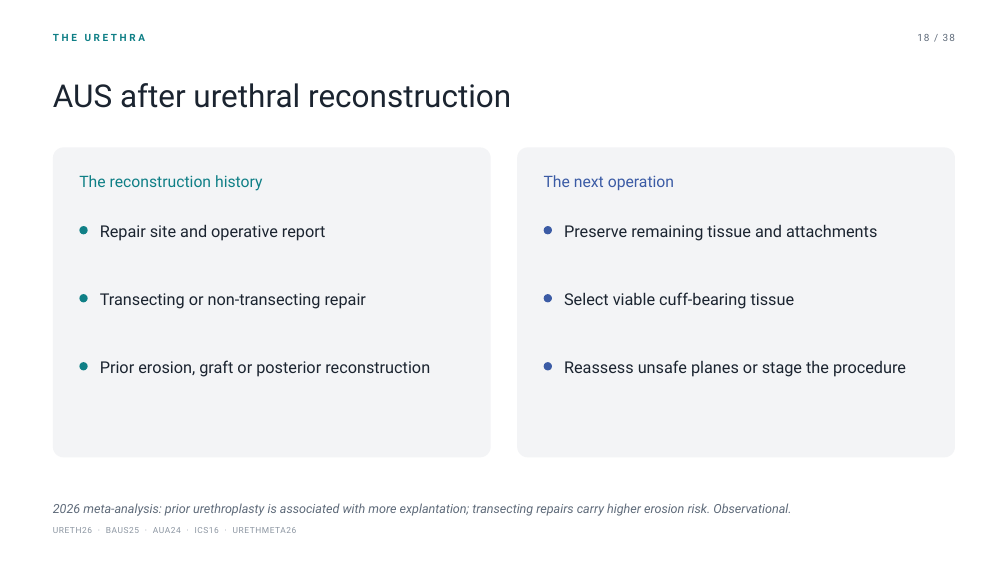
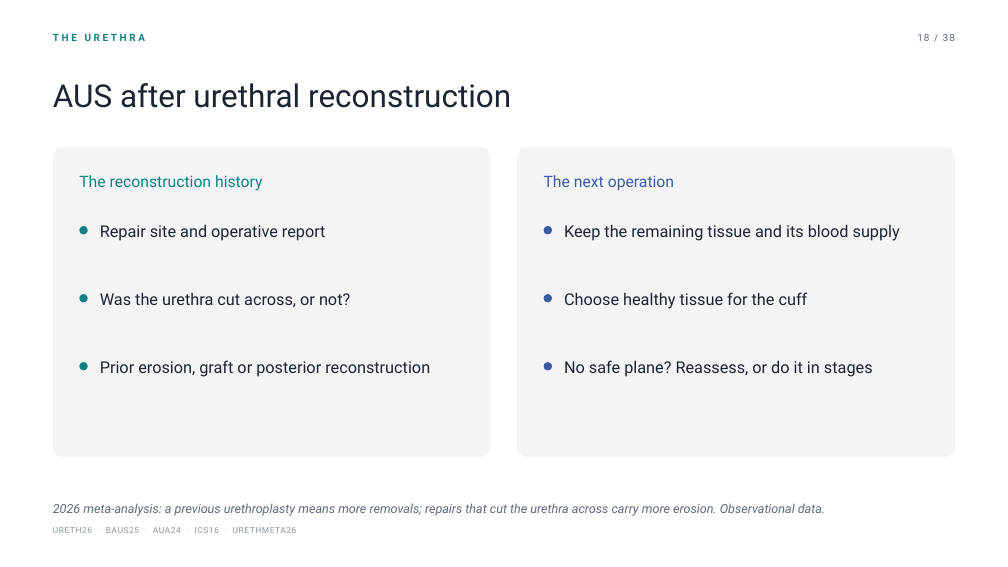
Before and after one commit to nityjr-ctrl/aus-presentation, a slide deck: slide 22 of presentation/AUS-teaching-deck.pptx. Drawn at 1008x567 pixels with LibreOffice and Linux fonts; fonts in the diff are those of the drawing. Boxes give left, top, right and bottom in pixels: in the first picture for what was removed or moved away, otherwise in the second. Text is boxed around its words. In the diff, an @@ line names an element or a change of style, - is before the commit and + after.

```diff
--- a/presentation/AUS-teaching-deck.pptx
+++ b/presentation/AUS-teaching-deck.pptx
@@ text at box(564, 224, 900, 241): text changed @@
-Preserve remaining tissue and attachments
+Keep the remaining tissue and its blood supply
@@ text at box(100, 292, 350, 307): text changed @@
-Transecting or non-transecting repair
+Was the urethra cut across, or not?
@@ text at box(564, 292, 808, 309): text changed @@
-Select viable cuff-bearing tissue
+Choose healthy tissue for the cuff
@@ text at box(564, 360, 873, 377): text changed @@
-Reassess unsafe planes or stage the procedure
+No safe plane? Reassess, or do it in stages
@@ text at box(53, 503, 825, 516): text changed @@
-2026 meta-analysis: prior urethroplasty is associated with more explantation; transecting repairs carry higher erosion risk. Observational.
+2026 meta-analysis: a previous urethroplasty means more removals; repairs that cut the urethra across carry more erosion. Observational data.
```
Also in this commit, not shown: 35 other slides changed, 16 other files.
